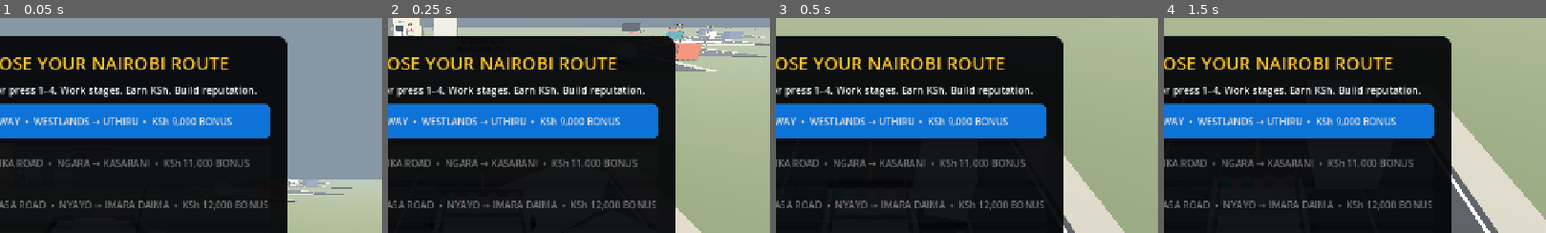
Above: before the commit, frames 1-4 (left to right).
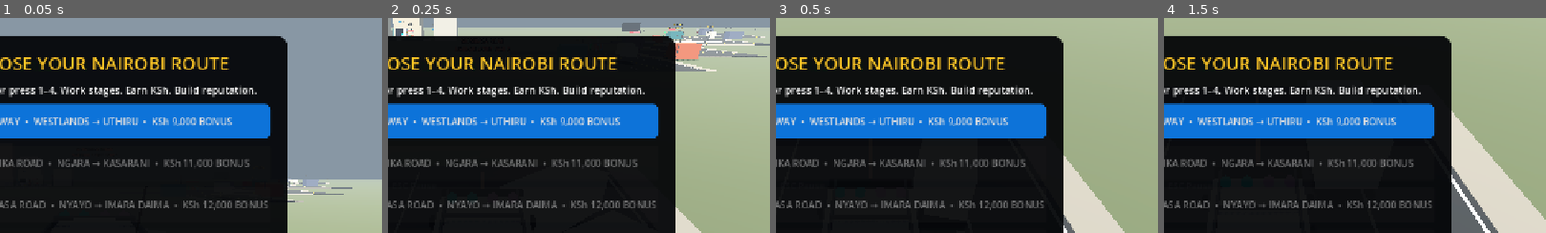
Above: after the commit, the same moments.

Repository: beathubonline-arch/Matatu-Mayhem
Game: Godot game, scene res://scenes/main/Main.tscn
The game is run twice, just before and just after one commit, with the same random seed, the same clock (stepped at 60 frames per second) and the same inputs.
Inputs (mouse positions are % of the whole screen's width and height, from its top left):
- Up to frame 1 (0.05 s): no input
- Up to frame 2 (0.25 s): no input
- Up to frame 3 (0.5 s): no input
- Up to frame 4 (1.5 s): tap A (steer_left) at 0.5, 1.25 s; move the mouse to (72, 45) at 0.52 s; hold D (steer_right) 0.53-1.28 s; hold N (radio_next) 0.53-1.28 s; click (72, 45) at 0.67 s; move the mouse to (30, 55) at 1.27 s; hold S (brake) from 1.28 s (still down); tap M (radio_toggle) at 1.35 s
The pictures show only the part of the screen within x 38-88%, y 0-50%; the shares and areas given below are measured in that part.

The runs differ from the first frame. In frame 2, less than 0.1% of the frame differs, in the area x 2-88%, y 3-12%; in frame 3, nothing differs; in frame 4, nothing differs.

Commit message:
Make Nairobi traffic interact with player and skill system

Diff:
--- a/scripts/traffic/CorridorTrafficManager.gd
+++ b/scripts/traffic/CorridorTrafficManager.gd
@@ -33,7 +33,8 @@
 	vehicle.set_meta("speed", 7.0 + float(index % 3))
 	vehicle.set_meta("steer_dir", direction)
 	vehicle.set_collision_layer_value(1, true)
-	vehicle.set_collision_mask_value(1, false)
+	vehicle.set_collision_layer_value(2, true)
+	vehicle.set_collision_mask_value(1, true)
 	var mesh_instance := MeshInstance3D.new()
 	var mesh := BoxMesh.new()
 	mesh.size = Vector3(1.8, 1.55, 3.8)
